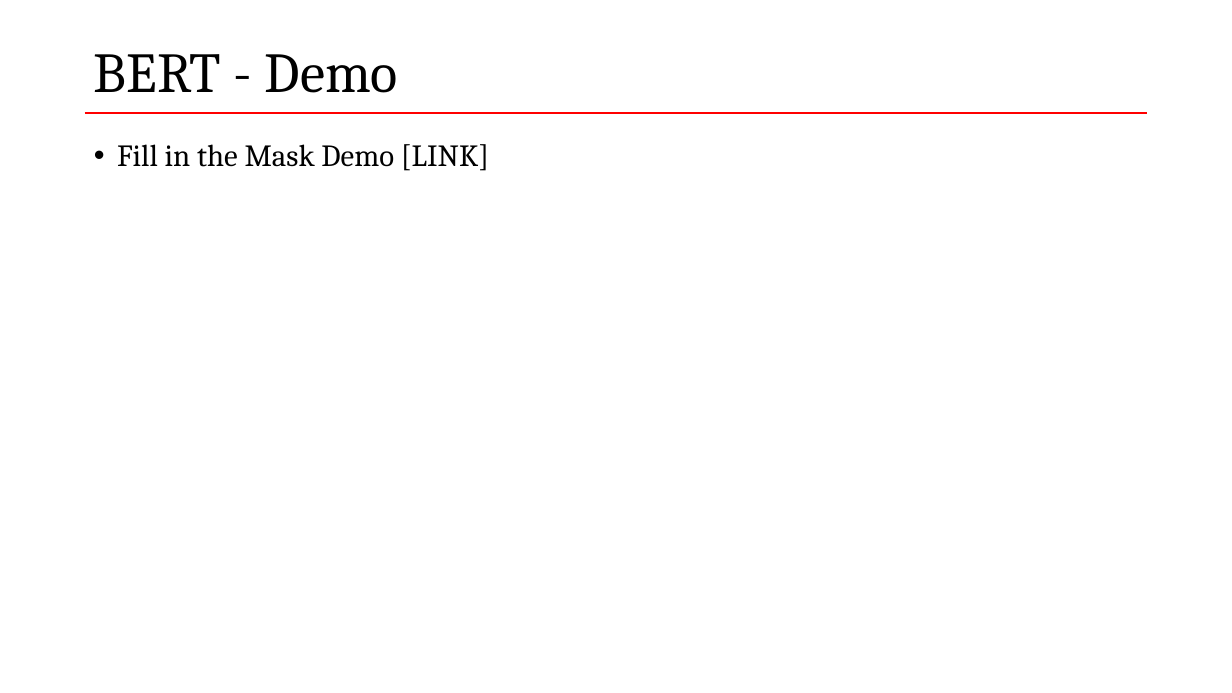
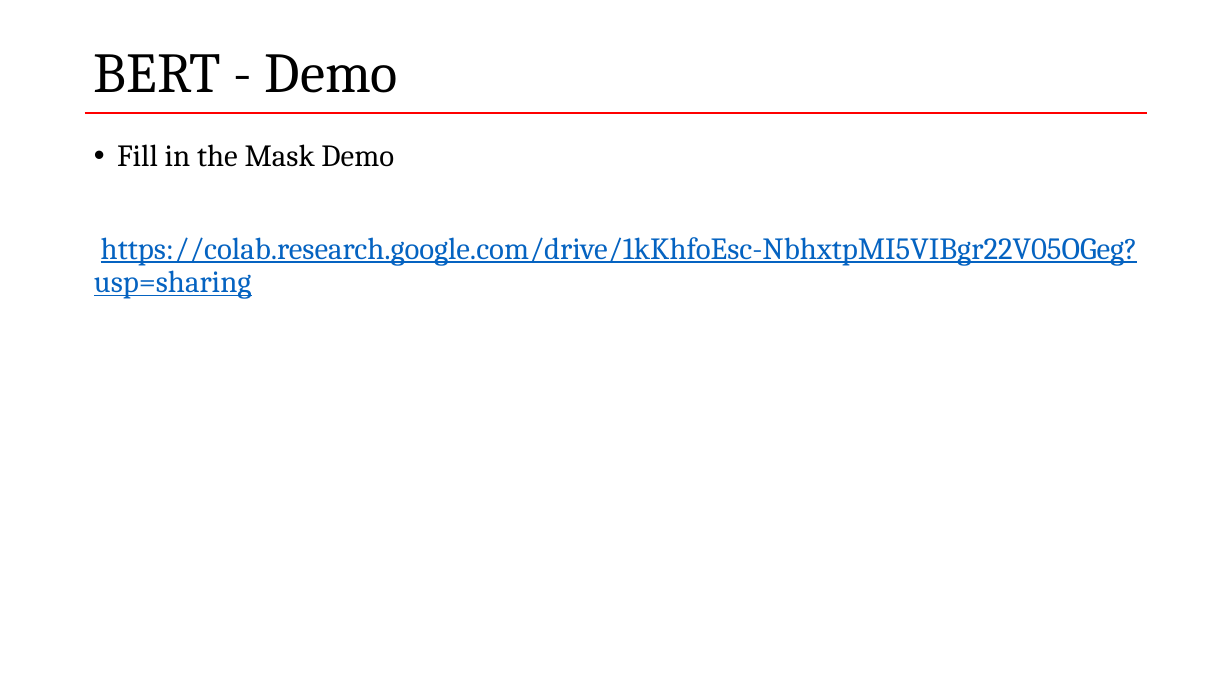
Before and after one commit to WissamAntoun/pydata_khobar_meetup, a slide deck: slide 14 of AraBERT-Pydata.pptx. Drawn at 1232x693 pixels with LibreOffice and Linux fonts; fonts in the diff are those of the drawing; background and template pictures are left out. Boxes give left, top, right and bottom in pixels: in the first picture for what was removed or moved away, otherwise in the second. Text is boxed around its words. In the diff, an @@ line names an element or a change of style, - is before the commit and + after.

Commit message:
updated link to demo

```diff
--- a/AraBERT-Pydata.pptx
+++ b/AraBERT-Pydata.pptx
@@ text at (94,144,1138,299): text changed; text colour #000000 to #0563C1 @@
-• Fill in the Mask Demo [LINK]
+• Fill in the Mask Demo
+https://colab.research.google.com/drive/1kKhfoEsc-NbhxtpMI5VIBgr22V05OGeg?usp=sharing
```
Also in this commit, not shown: 2 other slides changed, 1 other file.
